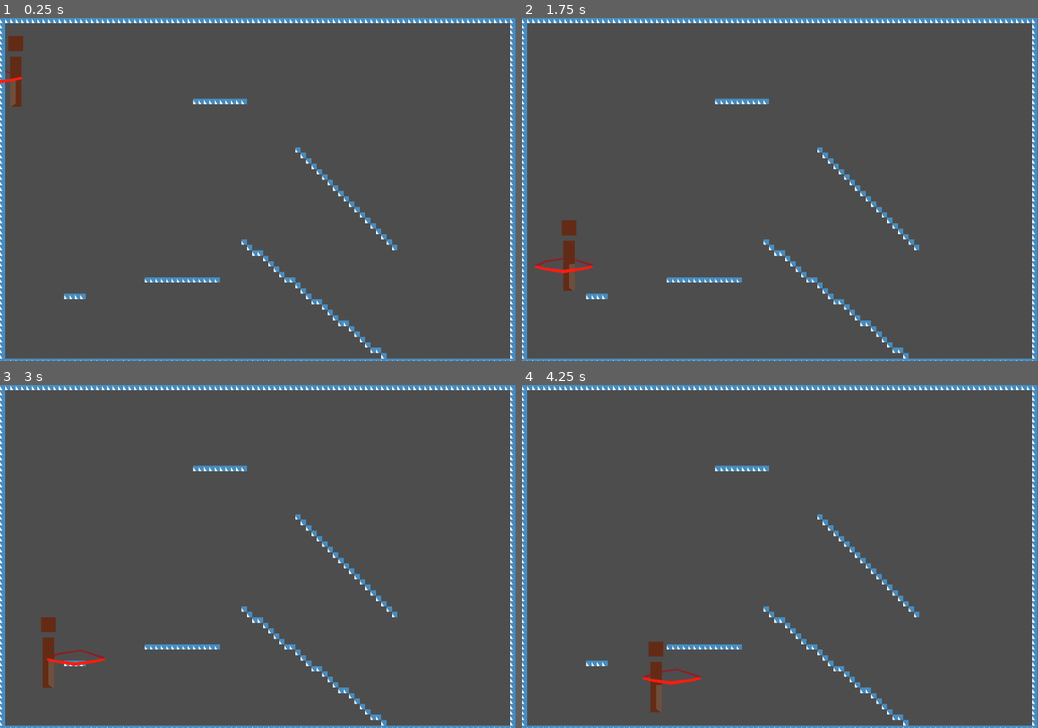
Above: before the commit, frames 1-4 (two rows, left to right).
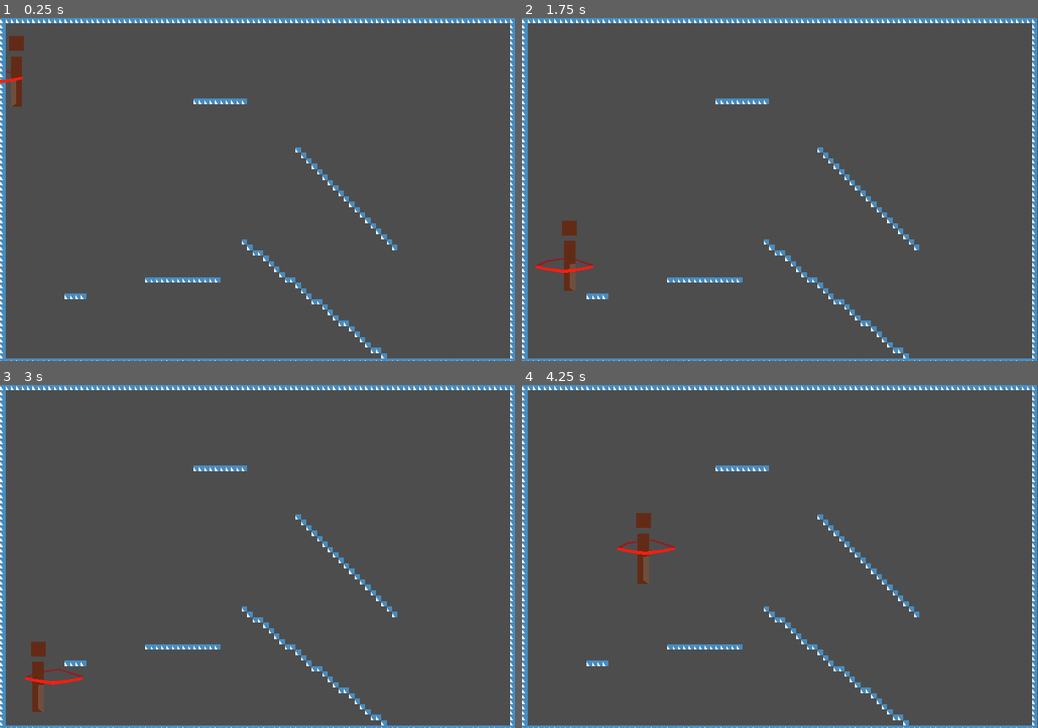
Above: after the commit, the same moments.

Repository: dgnt/gmtk2025
Game: Godot game, scene res://scenes/Level.tscn
Same seed, same stepped clock (60 frames per second), same inputs: the game is played once before the commit and once after it. The engine's default icon, where the game draws it, is replaced by a stand-in: a white triangle on a blue panel in a dark square.
Inputs:
- Up to frame 1 (0.25 s): no input
- Up to frame 2 (1.75 s): tap Enter (ui_accept) at 0.5, 0.6, 1.55 s; hold Right (move_right) from 0.53 s (still down); tap Space (jump) at 0.77, 0.8, 1.07, 1.35, 1.52 s
- Up to frame 3 (3 s): tap Space (jump) at 1.82, 2.3 s; release Right (move_right) at 2.03 s; hold Left (move_left) 2.03-2.78 s; tap Enter (ui_accept) at 2.1, 2.85 s; hold Right (move_right) from 2.78 s (still down)
- Up to frame 4 (4.25 s): keep holding Right (move_right); tap Space (jump) at 3.02, 3.32, 3.6, 3.77, 4.07 s

The runs differ from the first frame. In frame 1, 1.3% of the frame differs, in the area x 0-100%, y 0-100%; in frame 2, 1.3%; in frame 3, 2.3%; in frame 4, 2.4%.

Commit message:
controller support fixed for goofy, scaling for export/browser resolved

Diff:
--- a/test/project.godot
+++ b/test/project.godot
@@ -19,6 +19,7 @@
 
 window/size/viewport_width=1536
 window/size/viewport_height=1024
+window/stretch/mode="canvas_items"
 
 [input]
 
--- a/test/scripts/characters/goofy.gd
+++ b/test/scripts/characters/goofy.gd
@@ -28,12 +28,12 @@
 
 
 	# Handle jump.
-	if Input.is_action_just_pressed("ui_accept") and is_on_floor():
+	if Input.is_action_just_pressed("jump") and is_on_floor():
 		velocity.y = jump_velocity
 
 	# Get the input direction and handle the movement/deceleration.
 	# As good practice, you should replace UI actions with custom gameplay actions.
-	var direction := Input.get_axis("ui_left", "ui_right")
+	var direction := Input.get_axis("move_left", "move_right")
 	if direction:
 		velocity.x = direction * speed + hoop_v
 	else:
